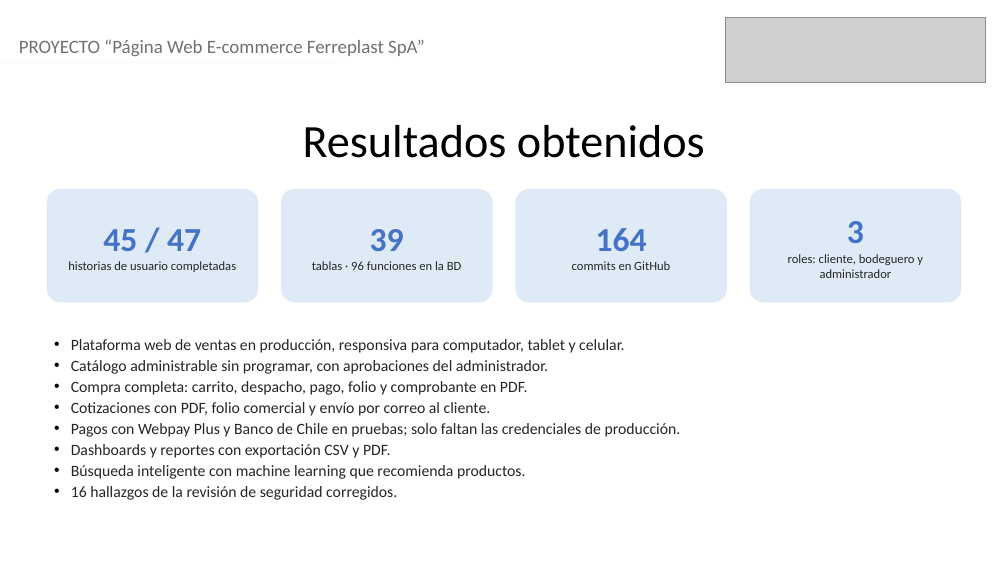
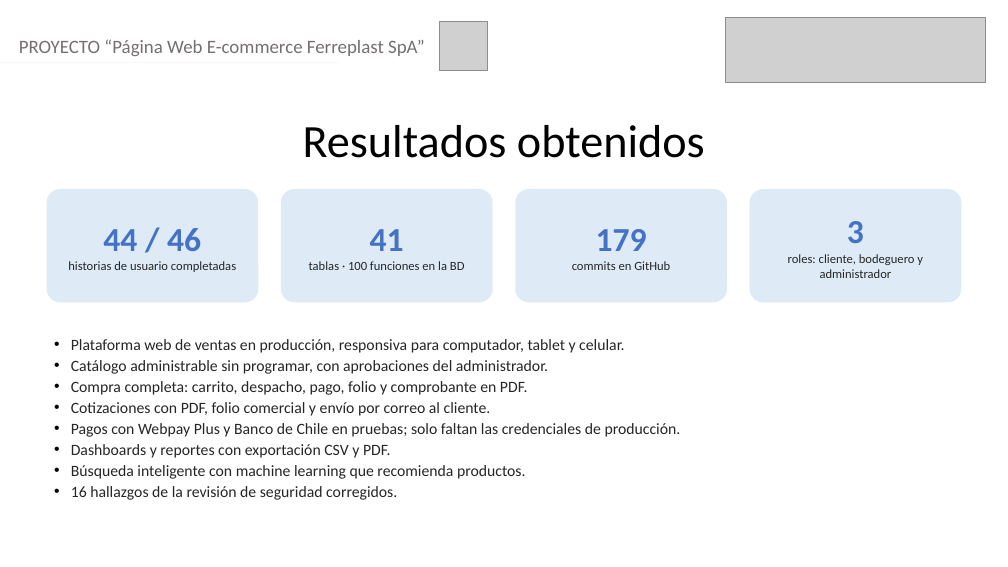
Before and after one commit to Ferrplastsoporte/ferreplast, a slide deck: slide 14 of Fase 3/Evidencias Grupales/Presentación Final del proyecto (Español).pptx.pptx. Drawn at 1008x567 pixels with LibreOffice and Linux fonts; fonts in the diff are those of the drawing; grey boxes stand for pictures. Boxes give left, top, right and bottom in pixels: in the first picture for what was removed or moved away, otherwise in the second. Text is boxed around its words. In the diff, an @@ line names an element or a change of style, - is before the commit and + after.

```diff
--- a/Fase 3/Evidencias Grupales/Presentación Final del proyecto (Español).pptx.pptx
+++ b/Fase 3/Evidencias Grupales/Presentación Final del proyecto (Español).pptx.pptx
@@ picture added at (439, 22, 488, 70) @@
@@ text in rounded rectangle at (103, 228, 201, 251): text changed @@
-45 / 47
+44 / 46
@@ text in rounded rectangle at (309, 229, 465, 270): text changed @@
-39
-tablas · 96 funciones en la BD
+41
+tablas · 100 funciones en la BD
@@ text in rounded rectangle at (596, 229, 647, 251): text changed @@
-164
+179
```
Also in this commit, not shown: 14 other slides changed, 3 other files.
